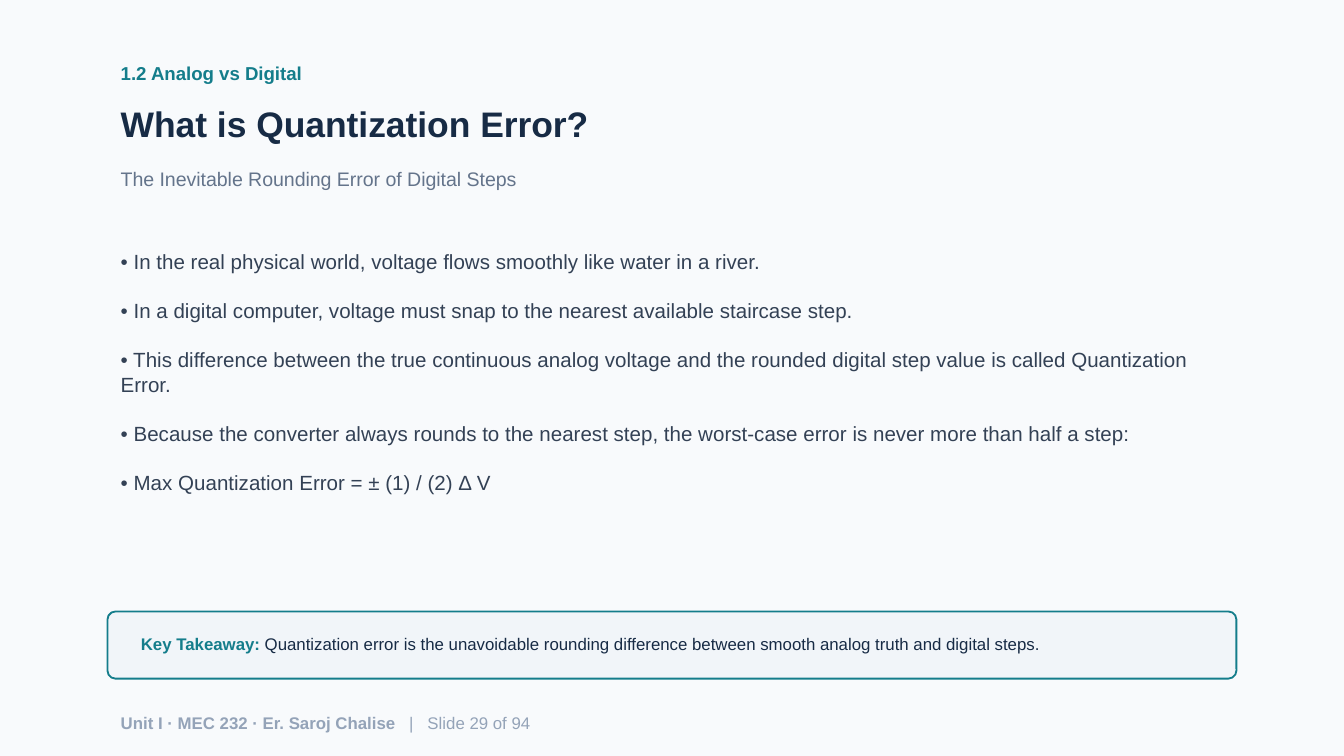
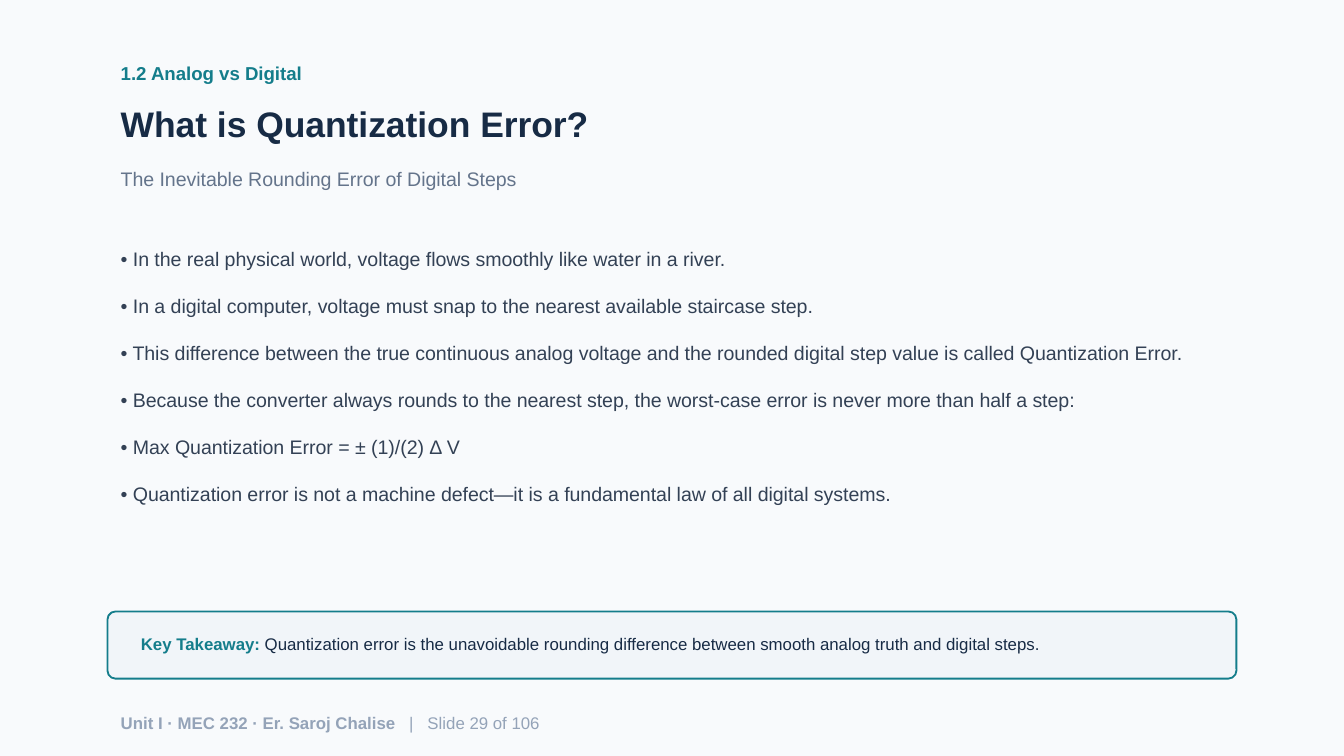
Before and after one commit to chalisesaroj/learnfromsaroj, a slide deck: slide 29 of Unit1_Fundamentals_of_Measurement_Systems.pptx. Drawn at 1344x756 pixels with LibreOffice and Linux fonts; fonts in the diff are those of the drawing. Boxes give left, top, right and bottom in pixels: in the first picture for what was removed or moved away, otherwise in the second. Text is boxed around its words. In the diff, an @@ line names an element or a change of style, - is before the commit and + after.

```diff
--- a/Unit1_Fundamentals_of_Measurement_Systems.pptx
+++ b/Unit1_Fundamentals_of_Measurement_Systems.pptx
@@ text at [133,252,1183,505]: text changed; size 11 to 10.5 pt @@
-• In the real physical world, voltage flows smoothly like water in a river.
-• In a digital computer, voltage must snap to the nearest available staircase step.
-• This difference between the true continuous analog voltage and the rounded digital step value is called Quantization Error.
-• Because the converter always rounds to the nearest step, the worst-case error is never more than half a step:
-• Max Quantization Error = ± (1) / (2) Δ V
+• In the real physical world, voltage flows smoothly like water in a river.
+• In a digital computer, voltage must snap to the nearest available staircase step.
+• This difference between the true continuous analog voltage and the rounded digital step value is called Quantization Error.
+• Because the converter always rounds to the nearest step, the worst-case error is never more than half a step:
+• Max Quantization Error = ± (1)/(2) Δ V
+• Quantization error is not a machine defect—it is a fundamental law of all digital systems.
@@ text at [121,717,540,733]: text changed @@
-Unit I · MEC 232 · Er. Saroj Chalise | Slide 29 of 94
+Unit I · MEC 232 · Er. Saroj Chalise | Slide 29 of 106
```
Also in this commit, not shown: 92 other slides changed, 13 slides added, 1 slide removed, 41 other files.
